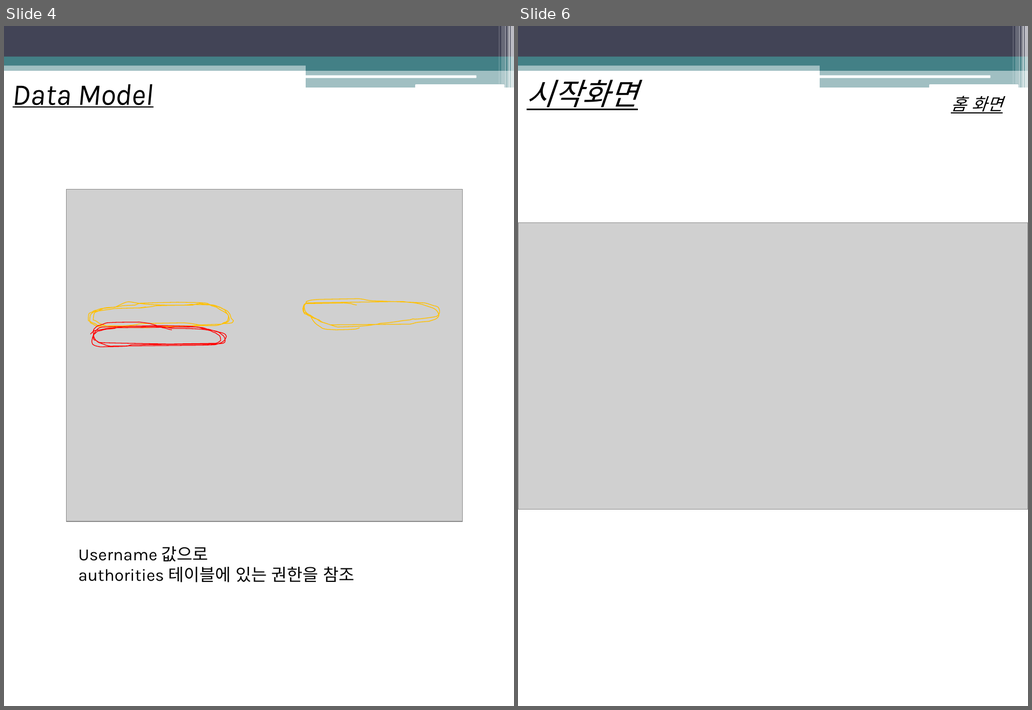
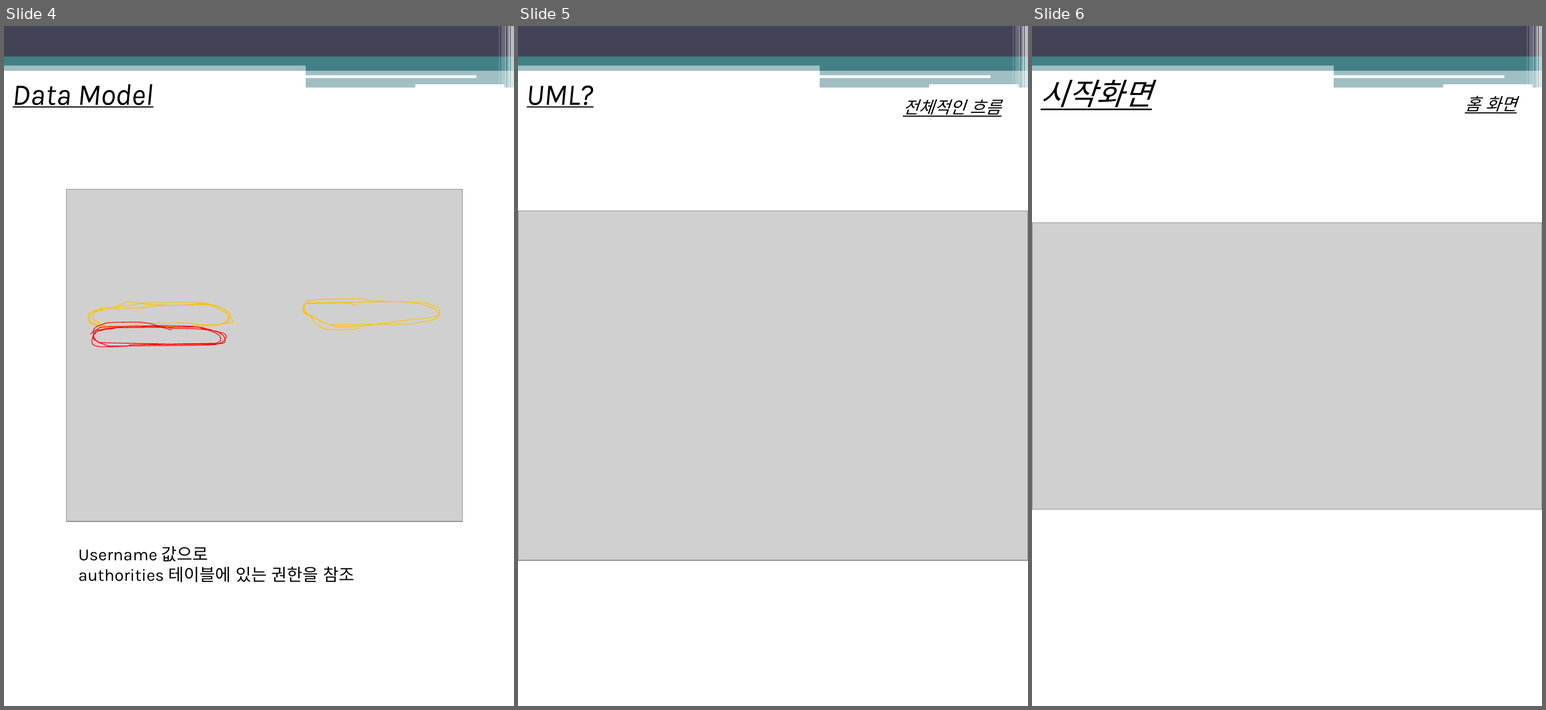
Before and after one commit to atakage/Shop_Project, a slide deck: SpMVC27_SecureV5/spring-security email 인증 가입/ppt.pptx. Shown side by side, each under a label of ours: slides 4 and 6 before the commit, slides 4, 5 and 6 after it; the slides between them are not shown. The pictures are 1032x710 and 1546x710 pixels, drawn with LibreOffice and Linux fonts; fonts in the diff are those of the drawing; grey boxes stand for pictures. Boxes give left, top, right and bottom in pixels: in the first picture for what was removed or moved away, otherwise in the second. Text is boxed around its words. In the diff, an @@ line names an element or a change of style, - is before the commit and + after.

```diff
--- a/SpMVC27_SecureV5/spring-security email 인증 가입/ppt.pptx
+++ b/SpMVC27_SecureV5/spring-security email 인증 가입/ppt.pptx
@@ slide 5 added at [518,26,1028,706], background #FFFFFF; not listed: 13 template elements that a slide beside it also shows @@
@@ text added at [527,85,594,108], 32 pt, text #000000, italic, underline @@
+UML?
@@ text added at [903,99,1002,117], 18 pt, text #000000, italic, underline @@
+전체적인 흐름
@@ picture added at [518,211,1028,561] @@
```
Also in this commit, not shown: 1 slide removed, 2 other files.
